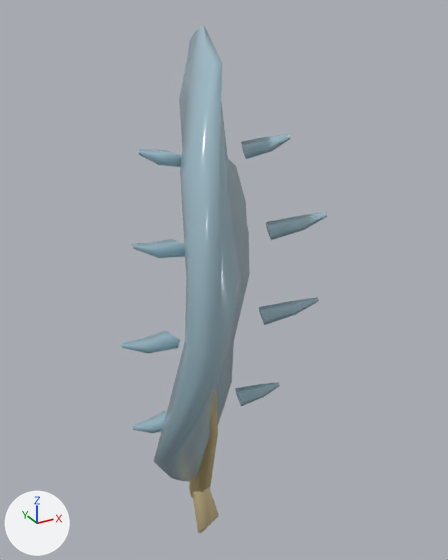
Renders of the Blender file assets/authoring/items/phoenix_pinion.blend from each side of a commit.
Before and after are seen from a camera (50 mm lens) standing at (-0.912, -1.88, 1.092) and looking at (0.067, -0.1, 0.202). Arrows for +X, +Y and +Z are at lower left; the lights stay in place. The first picture is the older version.

Names of what the first picture shows: 'C_Ember', 'C_Pinion_Body', 'C_Pinion_Spine', 'C_Vane_0_R', 'C_Vane_1_L', 'C_Vane_1_R', 'C_Vane_2_L', 'C_Vane_2_R', 'C_Vane_3_L', 'C_Vane_3_R' and 1 more.
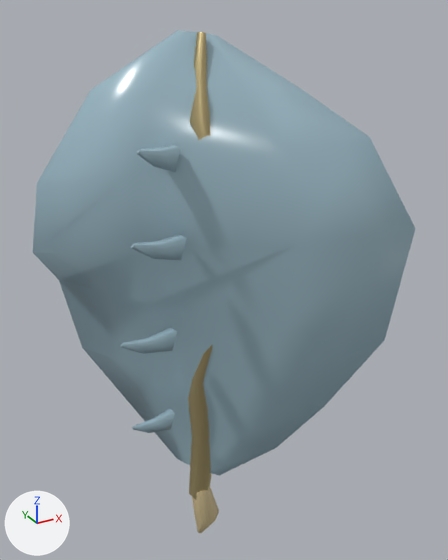
Location of each change, (x1, y1, x2, y2) in pixels of the pictures (448 x 560 px):
'C_Pinion_Body', reshaped (291% wider): before (153, 26, 250, 482); after (33, 30, 415, 476)
'C_Vane_3_L', reshaped (47% taller): before (137, 149, 182, 167); after (137, 145, 181, 172)
'C_Pinion_Spine', unchanged, uncovered by the edit: before (189, 389, 218, 498); after (188, 32, 213, 499)

What changed in the scene script:
```text
Change cu_c_pinion_bodydata:
    where _sp = cu_c_pinion_bodydata.splines.new('POLY'); _sp.points.add(7)
    remove _sp.points.foreach_set('tilt', [-0.105, -0.0349, 0.0524, 0.14, 0.244, 0.367, 0.524, 0.698])
    add _sp.points.foreach_set('tilt', [1.466, 1.536, 1.623, 1.71, 1.815, 1.937, 2.094, 2.269])
Change cu_c_vane_3_ldata:
    where _sp = cu_c_vane_3_ldata.splines.new('POLY'); _sp.points.add(2)
    remove _sp.points.foreach_set('tilt', [-0.14, -0.454, -0.698])
    add _sp.points.foreach_set('tilt', [1.431, 1.117, 0.873])
```
